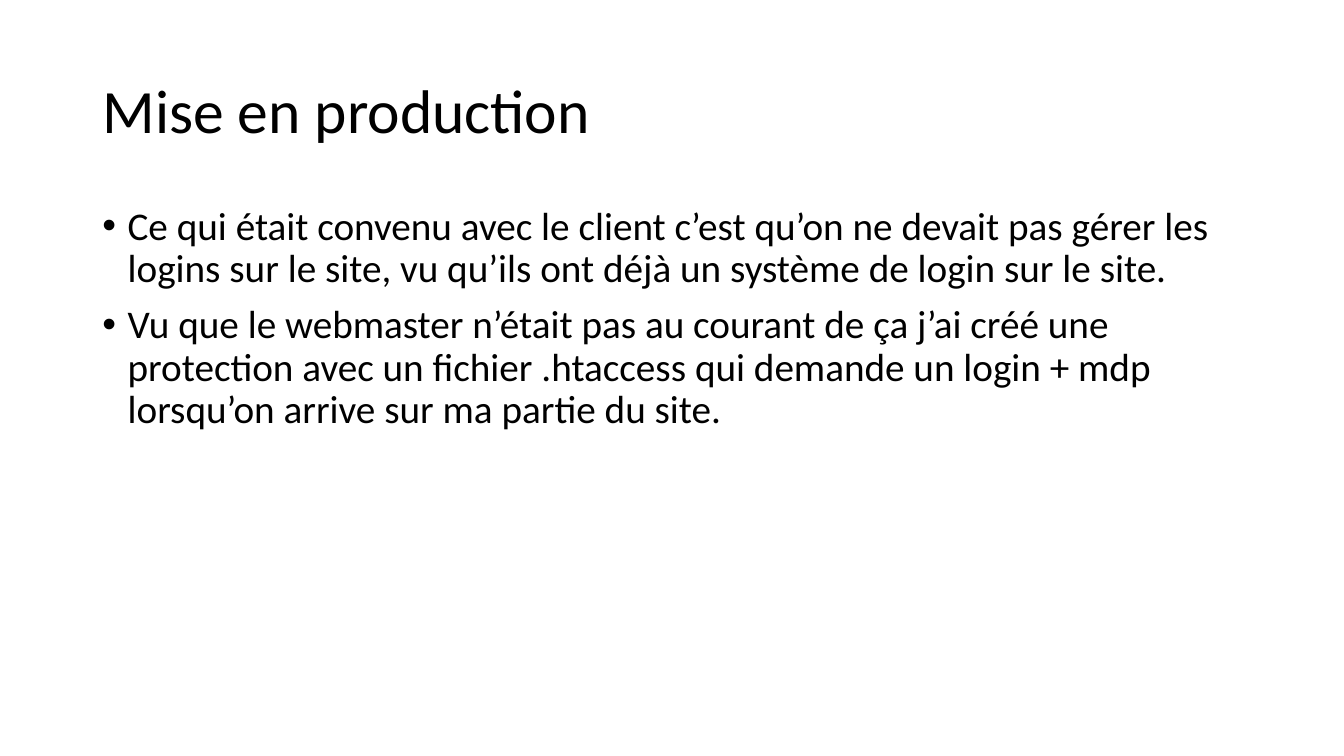
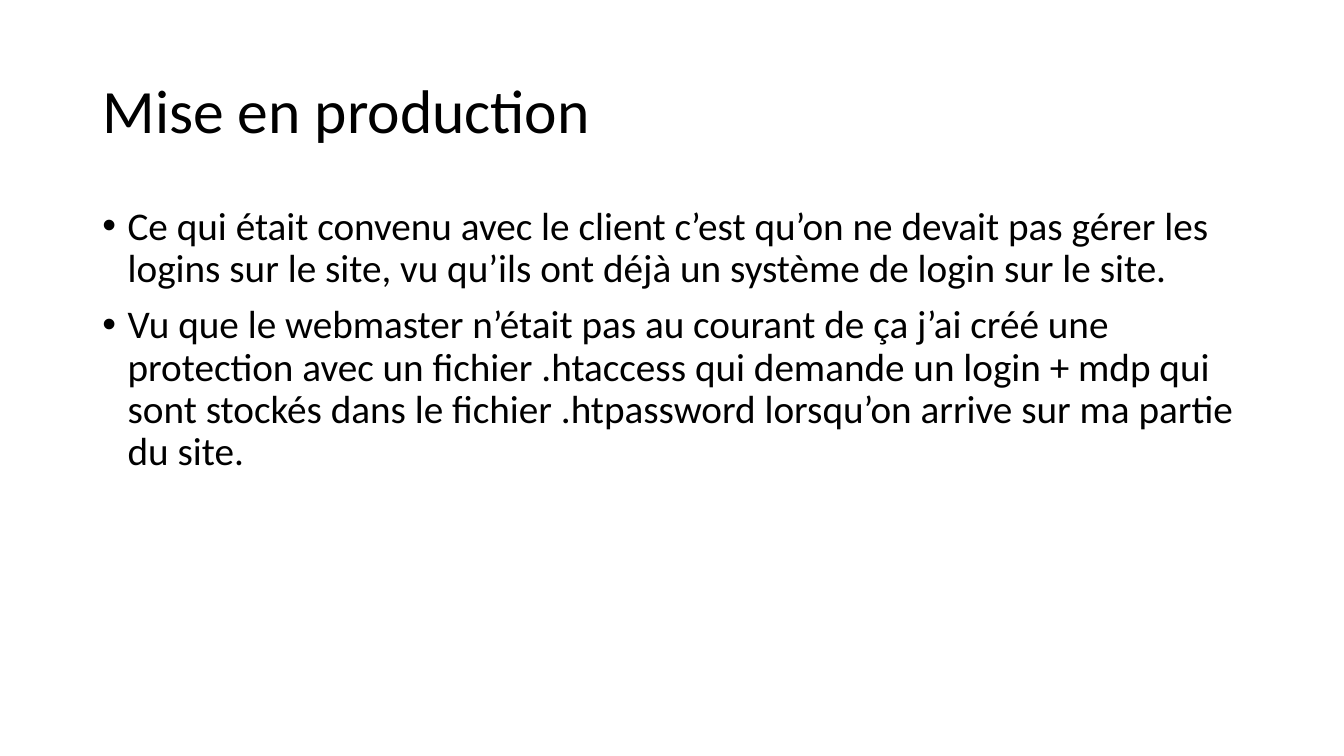
Before and after one commit to JeremyGfeller/TPI, a slide deck: slide 4 of Documentation/présentation.pptx (slide 3 before the commit). Drawn at 1344x756 pixels with LibreOffice and Linux fonts; fonts in the diff are those of the drawing. Boxes give left, top, right and bottom in pixels: in the first picture for what was removed or moved away, otherwise in the second. Text is boxed around its words. In the diff, an @@ line names an element or a change of style, - is before the commit and + after.

Commit message:
WIP

```diff
--- a/Documentation/présentation.pptx
+++ b/Documentation/présentation.pptx
@@ text at (128, 310, 1233, 466): text changed @@
-• Vu que le webmaster n’était pas au courant de ça j’ai créé une protection avec un fichier .htaccess qui demande un login + mdp lorsqu’on arrive sur ma partie du site.
+• Vu que le webmaster n’était pas au courant de ça j’ai créé une protection avec un fichier .htaccess qui demande un login + mdp qui sont stockés dans le fichier .htpassword lorsqu’on arrive sur ma partie du site.
```
Also in this commit, not shown: 2 other slides changed, 3 slides added.
